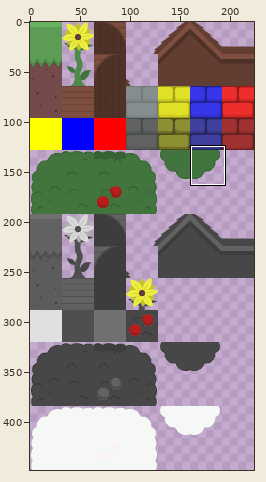
Sprite sheet, stored at Color Quest/Color Quest/assets/TileMaps/color_tiles_2.png. The first picture is a wide view before the edit; the outline marks the close-up.
Close-up. First the earlier version:
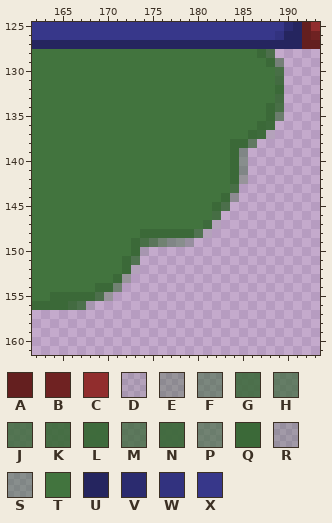
The file is 224x448 pixels. Pixels under 10% opacity are left out. Colours within 5 levels of each other are drawn and written as one. Shown: x 162..193, y 125..161. The commit also changed other parts of the picture, which this record leaves out.
Palette (. is transparent): A #641f1f  B #6f2222  C #912d2d  D #3366331d  E #3c673655  F #3a673786  G #3a6838db  H #3a6937af  J #3a6937cf  K #3a6937e6  L #3a6937f6  M #3b6838bf  N #3b6838ef  P #3b69389b  Q #3b6938  R #3969393f  S #3969396e  T #42743e  U #25255f  V #2b2b6f  W #32327f  X #37378a
Pixels before, first column x 162:
125 XXXXXXXXXXXXXXXXXXXXXXXXXXXXVUAC
126 XXXXXXXXXXXXXXXXXXXXXXXXXXXWUUAB
127 UUUUUUUUUUUUUUUUUUUUUUUUUUUUUUAA
128 TTTTTTTTTTTTTTTTTTTTTTTTTQG.....
129 TTTTTTTTTTTTTTTTTTTTTTTTTTQF....
130 TTTTTTTTTTTTTTTTTTTTTTTTTTTK....
131 TTTTTTTTTTTTTTTTTTTTTTTTTTTN....
132 TTTTTTTTTTTTTTTTTTTTTTTTTTTQ....
133 TTTTTTTTTTTTTTTTTTTTTTTTTTTN....
134 TTTTTTTTTTTTTTTTTTTTTTTTTTQK....
135 TTTTTTTTTTTTTTTTTTTTTTTTTTQP....
136 TTTTTTTTTTTTTTTTTTTTTTTTTQL.....
137 TTTTTTTTTTTTTTTTTTTTTTTTQLD.....
138 TTTTTTTTTTTTTTTTTTTTTTQQH.......
139 TTTTTTTTTTTTTTTTTTTTTTQS........
140 TTTTTTTTTTTTTTTTTTTTTTQS........
141 TTTTTTTTTTTTTTTTTTTTTTQS........
142 TTTTTTTTTTTTTTTTTTTTTTQE........
143 TTTTTTTTTTTTTTTTTTTTTTK.........
144 TTTTTTTTTTTTTTTTTTTTTQE.........
145 TTTTTTTTTTTTTTTTTTTTQG..........
146 TTTTTTTTTTTTTTTTTTTTK...........
147 TTTTTTTTTTTTTTTTTTTLD...........
148 TTTTTTTTTTTTQQQQQQJD............
149 TTTTTTTTTTTQKMPSSR..............
150 TTTTTTTTTTTQD...................
151 TTTTTTTTTTQJ....................
152 TTTTTTTTTTQD....................
153 TTTTTTTTTQE.....................
154 TTTTTTTQQP......................
155 TTQQQQQGE.......................
156 QQQQNGD.........................
And afterwards:
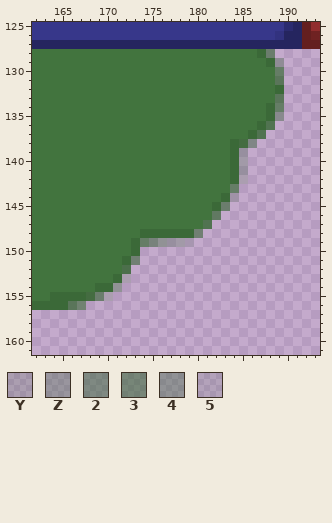
Colours new in this view: Y #3c67362f  Z #3a67374f  2 #3a68387f  3 #3b69378f  4 #3b69385f  5 #3a6b3a1f
The exact change:
{"y":128,"x":188,"old":"G","new":"P"}
{"y":129,"x":189,"old":"F","new":"Z"}
{"y":130,"x":189,"old":"K","new":"H"}
{"y":131,"x":189,"old":"N","new":"M"}
{"y":133,"x":189,"old":"N","new":"M"}
{"y":134,"x":189,"old":"K","new":"H"}
{"y":135,"x":189,"old":"P","new":"4"}
{"y":136,"x":188,"old":"L","new":"J"}
{"y":137,"x":187,"old":"LD","new":"J."}
{"y":138,"x":185,"old":"QH","new":"NS"}
{"y":139,"x":185,"old":"S","new":"R"}
{"y":140,"x":185,"old":"S","new":"R"}
{"y":141,"x":185,"old":"S","new":"R"}
{"y":142,"x":185,"old":"E","new":"Y"}
{"y":143,"x":184,"old":"K","new":"H"}
{"y":144,"x":184,"old":"E","new":"Y"}
{"y":145,"x":183,"old":"G","new":"P"}
{"y":146,"x":182,"old":"K","new":"H"}
{"y":147,"x":181,"old":"LD","new":"J."}
{"y":148,"x":180,"old":"JD","new":"3."}
{"y":149,"x":174,"old":"KMPSSR","new":"H24RR5"}
{"y":150,"x":174,"old":"D","new":"."}
{"y":151,"x":173,"old":"J","new":"3"}
{"y":152,"x":172,"old":"QD","new":"G."}
{"y":153,"x":172,"old":"E","new":"Y"}
{"y":154,"x":171,"old":"P","new":"4"}
{"y":155,"x":168,"old":"QGE","new":"NPY"}
{"y":156,"x":166,"old":"NGD","new":"MP."}
{"label":"changed","picture_box":[68,49,284,310]}
